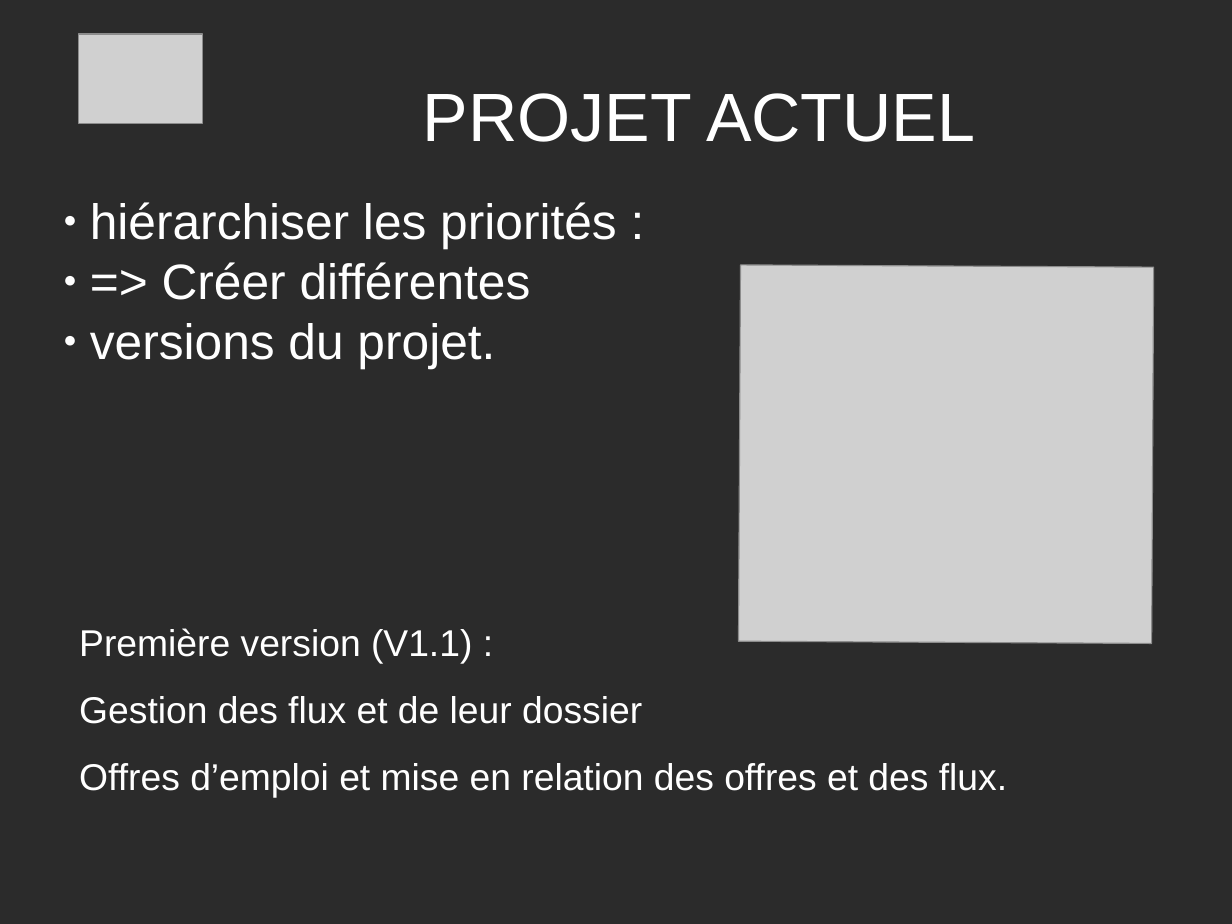
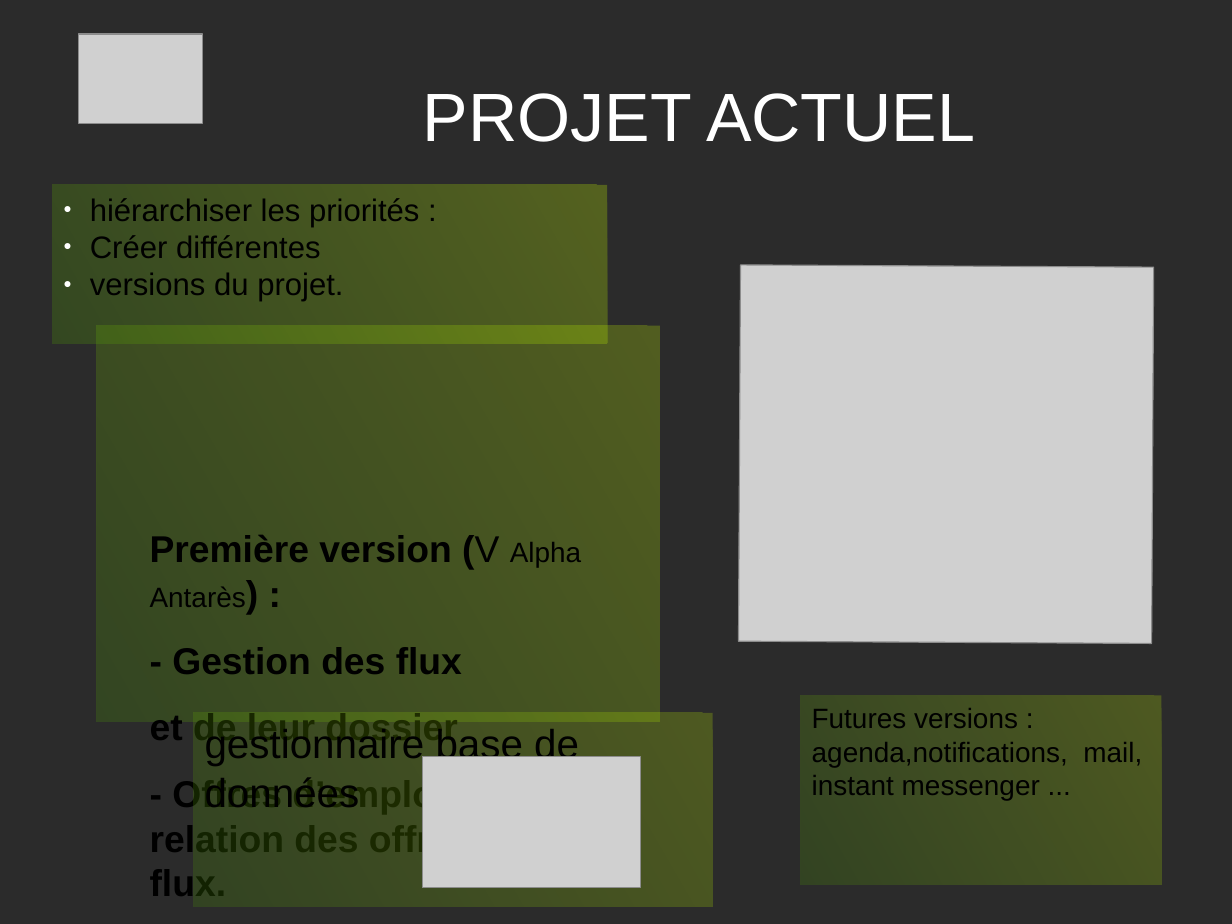
Before and after one commit to PatdeMessac/projets_certif, a slide deck: slide 5 of FACE/Presentation_projet.odp. Drawn at 1232x924 pixels with LibreOffice and Linux fonts; fonts in the diff are those of the drawing; grey boxes stand for pictures; background and template pictures are left out; a plain dark background stands for a picture behind light text. Boxes give left, top, right and bottom in pixels: in the first picture for what was removed or moved away, otherwise in the second. Text is boxed around its words. In the diff, an @@ line names an element or a change of style, - is before the commit and + after.

```diff
--- a/FACE/Presentation_projet.odp
+++ b/FACE/Presentation_projet.odp
@@ rectangle "hiérarchiser les priorités :": place and size @@
-rectangle "hiérarchiser les priorités :" at <box>90,202,617,368</box>
+rectangle "hiérarchiser les priorités :" at <box>53,184,607,343</box>
@@ rectangle "hiérarchiser les priorités :" at <box>53,184,607,343</box>: fill none to gradient #CCFF00 to #4E9A06 @@
@@ text in rectangle at <box>90,198,419,301</box>: size 32 to 20 pt, text colour #FFFFFF to #000000 in "hiérarchiser les priorités :", "versions du projet." @@
@@ text in rectangle at <box>90,235,320,258</box>: text changed; size 32 to 20 pt; text colour #FFFFFF to #000000 @@
-● => Créer différentes
+● Créer différentes
@@ text "Première version (V Alpha Antarès) ..." at <box>97,325,661,721</box>: fill none to gradient #CCFF00 to #4E9A06 @@
@@ text "Première version (V Alpha Antarès) ...": place and size @@
-text "Première version (V Alpha Antarès) ..." at <box>79,628,1007,798</box>
+text "Première version (V Alpha Antarès) ..." at <box>97,325,661,721</box>
@@ text at <box>150,535,581,896</box>: text changed; text colour #FFFFFF to #000000; bold on @@
-Première version (V1.1) :
-Gestion des flux et de leur dossier
-Offres d’emploi et mise en relation des offres et des flux.
+Première version (V Alpha Antarès) :
+- Gestion des flux
+et de leur dossier
+- Offres d’emploi et mise en relation des offres et des flux.
@@ rectangle added at <box>193,713,713,907</box>, fill gradient #CCFF00 to #4E9A06, 26 pt, text #000000 @@
+gestionnaire base de données
@@ rectangle added at <box>802,695,1163,884</box>, fill gradient #CCFF00 to #4E9A06, 18 pt, text #000000 @@
+Futures versions : agenda,notifications, mail, instant messenger ...
@@ picture added at <box>423,757,641,888</box> @@
```
Also in this commit, not shown: 5 other slides changed, 2 other files.
